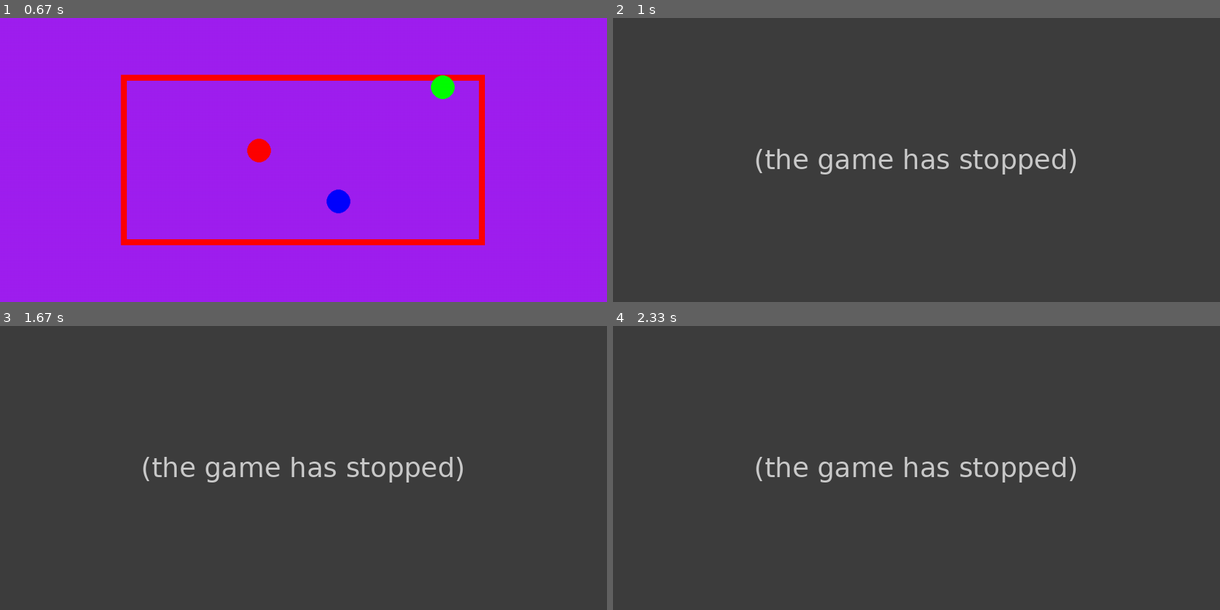
Above: before the commit, frames 1-4 (two rows, left to right).
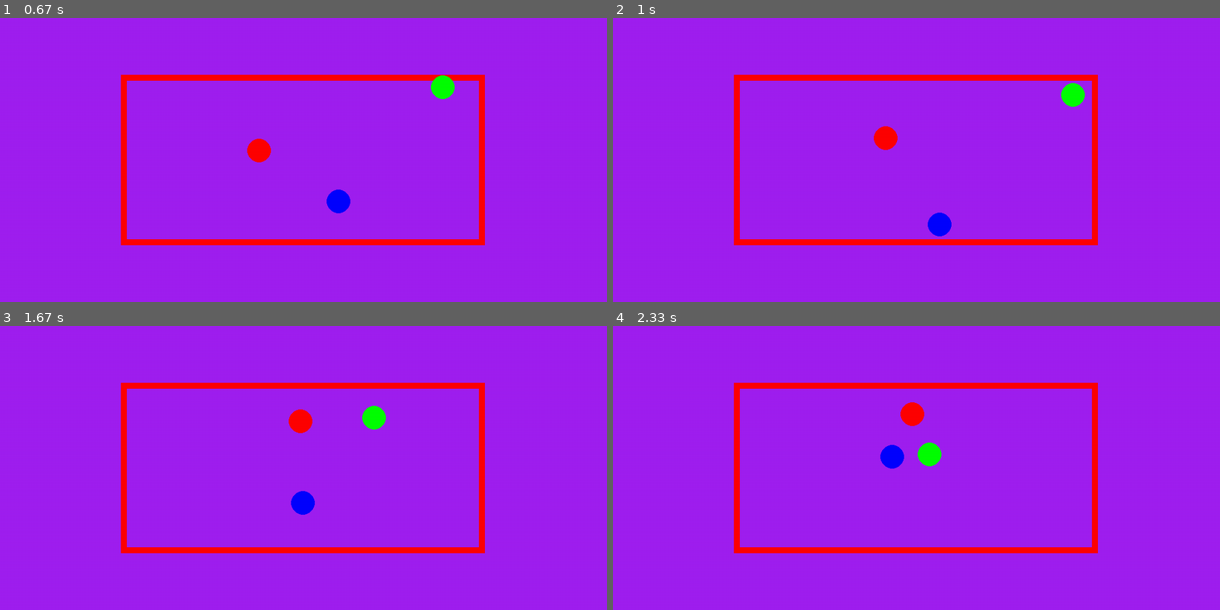
Above: after the commit, the same moments.

Repository: so-groenen/Event-Driven-particle-simulation-in-Pygame
Game: pygame game, started from two_particle.py
Two runs of this game, one before a commit and one after it. Both use one fixed random seed, a clock stepped at 60 frames per second and the inputs below.
Inputs:
- Up to frame 1 (0.67 s): no input
- Up to frame 2 (1 s): no input
- Up to frame 3 (1.67 s): no input
- Up to frame 4 (2.33 s): no input

Frame 1 is identical in both runs. In frame 2, 100% of the frame differs, in the area x 0-100%, y 0-100%; in frame 3, 100%; in frame 4, 100%.
Error before the commit: TypeError: ParticleCollision.set() takes 3 positional arguments but 5 were given (two_partic...; the game stopped at 0.87 s (later frames are placeholders)

Commit message:
ParticleCollision only two fields, collision resolution handles momentum transfer

Diff:
--- a/two_particle.py
+++ b/two_particle.py
@@ -1,6 +1,6 @@
+from __future__ import annotations #For type hinting "not yet declared" classes
 import sys
 import pygame
-from queue import PriorityQueue
 import copy
 from pygame import Vector2
 from pygame.typing import ColorLike
@@ -9,7 +9,6 @@
 import heapq
 
 
-
 class CollisionType(Enum):
     WALL     = 0
     PARTICLE = 1
@@ -38,22 +37,15 @@
 
 class ParticleCollision:
     def __init__(self,
-                 partner                   = None,               #Particle is not declared yet, lets take advantage of pythons dynamic typing!
-                 time: float               = sys.float_info.max):
-                #  deltaVel_self: Vector2    = None,
-                #  deltaVel_partner: Vector2 = None):
+                 partner: Particle = None,
+                 time: float       = sys.float_info.max):
 
         self.partner          = partner
         self.time             = time
-        # self.deltaVel_self    = deltaVel_self
-        # self.deltaVel_partner = deltaVel_partner
-
-    def set(self, partner, time) -> None:
-    # def set(self, partner, time, deltaVel_self, deltaVel_partner) -> None:
+
+    def set(self, partner, time: float) -> None:
         self.partner          = partner
         self.time             = time
-        # self.deltaVel_self    = deltaVel_self
-        # self.deltaVel_partner = deltaVel_partner
 
     def reset(self) -> None:
         self.partner           = None
@@ -99,8 +91,8 @@
                  radius: float      = 20.0,
                  mass: float        = 1):
 
-        self.position = copy.copy(position)
-        self.velocity = copy.copy(velocity)
+        self.position = position
+        self.velocity = velocity
         self.radius   = radius
         self.color    = color
 
@@ -110,33 +102,27 @@
         self.wallCollision     = WallCollision()
         self.particleCollision = ParticleCollision()
 
-    def setLastCollisionTime(self, systemTime) -> None:
-        self.lastCollisionTime = systemTime
+    def getCollisionTime(self) -> float:
+        return min(self.wallCollision.time, self.particleCollision.time)
+
+    # Overload < && > operators for priority Queue/heapq.
+    def __gt__(self, other: Particle):
+        return self.getCollisionTime() > other.getCollisionTime()
+
+    def __lt__(self, other: Particle):
+        return self.getCollisionTime() < other.getCollisionTime()
 
     def update(self, dt: float) -> None:
         self.position += dt*self.velocity
 
-    def draw(self, screen) -> None:
+    def draw(self, screen: pygame.Surface) -> None:
         pygame.draw.circle(screen,
-                            self.color,
-                            self.position,
-                            self.radius)
-
-    def getWallCollisionTime(self) -> float:
-        return self.wallCollision.time
-
-    def getParticleCollisionTime(self) -> float:
-        return self.particleCollision.time
-
-    def getCollisionTime(self) -> float:
-        return min(self.getParticleCollisionTime(), self.getWallCollisionTime())
-
-    # Overload < && > operators for priority Queue/heapq.
-    def __gt__(self, other):
-        return self.getCollisionTime() > other.getCollisionTime()
-
-    def __lt__(self, other):
-        return self.getCollisionTime() < other.getCollisionTime()
+                           self.color,
+                           self.position,
+                           self.radius)
+
+    def setLastCollisionTime(self, systemTime: float) -> None:
+        self.lastCollisionTime = systemTime
 
     def setCollisionType(self) -> None:
         if self.particleCollision.time < self.wallCollision.time:
@@ -144,12 +130,12 @@
         else:
             self.collisionType = CollisionType.WALL
 
-
     def computeBoxCollisionTime(self, box: BoundingBox, systemTime: float) -> None:
         self.wallCollision.reset()
         distance: float = 0
         colTime: float  = -1
 
+        # handle up/down box collision
         if self.velocity.y < 0:
             distance = abs(self.position.y - self.radius - box.top )
             colTime  = distance/abs(self.velocity.y) + systemTime
@@ -161,6 +147,7 @@
             if colTime < self.wallCollision.time:
                 self.wallCollision.set(WallSide.BOTTOM, colTime)
 
+        # handle left/right box collision
         if self.velocity.x > 0:
             distance = abs(box.right - (self.position.x + self.radius))
             colTime  = distance/abs(self.velocity.x) + systemTime
@@ -189,8 +176,7 @@
                 self.position.x  = box.left + self.radius
 
 
-
-    def getParticleCollisionInfo(self, otherParticle, systemTime: float) -> ParticleCollision:
+    def getTwoParticleCollisionInfo(self, otherParticle: Particle, systemTime: float) -> ParticleCollision:
         dR: Vector2  = otherParticle.position - self.position
         dV: Vector2  = otherParticle.velocity - self.velocity
         sigma: float = otherParticle.radius   + self.radius
@@ -201,20 +187,18 @@
         particleCollision = ParticleCollision()
         if b < 0 and Discriminant >= 0:
             t_col    =  (-b - np.sqrt(Discriminant))/(dV.magnitude_squared())
-            dV_self  = + 2*(otherParticle.mass/(self.mass + otherParticle.mass)) * (b/(sigma**2))*dR.normalize()
-            dV_other = - 2*(self.mass         /(self.mass + otherParticle.mass)) * (b/(sigma**2))*dR.normalize()
-            particleCollision.set(otherParticle, t_col + systemTime, dV_self, dV_other)
+            particleCollision.set(otherParticle, t_col + systemTime)
         return particleCollision
 
     def computeParticleCollisionTime(self, particles: list, systemTime: float) -> None:
         self.particleCollision.reset()
         for p in particles:
             if p is not self:
-                newCollision = self.getParticleCollisionInfo(p, systemTime)
+                newCollision = self.getTwoParticleCollisionInfo(p, systemTime)
                 if newCollision.time < self.particleCollision.time:
                     self.particleCollision = newCollision
 
-    def getCollisionPartner(self):
+    def getCollisionPartner(self) -> Particle:
         return self.particleCollision.partner
 
     def isParticleCollisionValid(self) -> bool:
@@ -235,8 +219,11 @@
 
 
 class CollisionSchedule:
-    def __init__(self):
-        self.heap = []
+    def __init__(self,
+                 _list: list = []):
+        self.heap = _list
+        if self.heap:
+            heapq.heapify(self.heap)
 
     def put(self, particle: Particle) -> None:
         heapq.heappush(self.heap, particle)
@@ -282,17 +269,16 @@
                                 velocity=Vector2(435/2, -75/2),
                                 color="green")
 
-    particles  = [particleA, particleB, particleC]
-    EventQueue = CollisionSchedule() #PriorityQueue()
+    particles      = [particleA, particleB, particleC]
+    collisionQueue = CollisionSchedule() #PriorityQueue()
 
     for p in particles:
         p.computeBoxCollisionTime(box, systemTime)
         p.computeParticleCollisionTime(particles, systemTime)
         p.setCollisionType()
-        EventQueue.put(p)
-        # EventQueue.put((p.getCollisionTime(), p))
-
-    collisionParticle = EventQueue.get()
+        collisionQueue.put(p)
+
+    collisionParticle = collisionQueue.get()
 
     while running:
         for event in pygame.event.get():
@@ -309,35 +295,38 @@
             if collisionParticle.collisionType == CollisionType.WALL:
                 collisionParticle.resolveBoxCollision(box)
             elif collisionParticle.collisionType == CollisionType.PARTICLE:
+                # Check if partner particle has not been updated in the meantime
                 if  collisionParticle.isParticleCollisionValid():
                     print(f"Collision!")
-                    # B1) resolve particle Collision
+                    # resolve particle Collision
                     collisionParticle.resolveParticleCollision()
                     partner = collisionParticle.getCollisionPartner()
 
-                    # B2) update partner:
+                    # update partner:
                     partner.computeBoxCollisionTime(box, systemTime)
                     partner.computeParticleCollisionTime(particles, systemTime)
+                    partner.setLastCollisionTime(systemTime)
                     partner.setCollisionType()
-                    EventQueue.heapify()
+
+                    # rearrange Queue
+                    collisionQueue.heapify()
 
                 else: #if partner particle has been updated in the meantime
-                    # nothing
                     print("[void Collision], doing nothing")
 
             # record time of last event, important for comparing particles.
             collisionParticle.setLastCollisionTime(systemTime)
 
-            # Compute new collision time for the this particle
+            # Compute new collision time for this particle
             collisionParticle.computeBoxCollisionTime(box, systemTime)
             collisionParticle.computeParticleCollisionTime(particles, systemTime)
             collisionParticle.setCollisionType()
 
             # put it back in the priority queue
-            EventQueue.put(collisionParticle)
+            collisionQueue.put(collisionParticle)
 
             # get new particle with highest priority
-            collisionParticle = EventQueue.get()
+            collisionParticle = collisionQueue.get()
 
             name = ""
             if collisionParticle == particleA:
